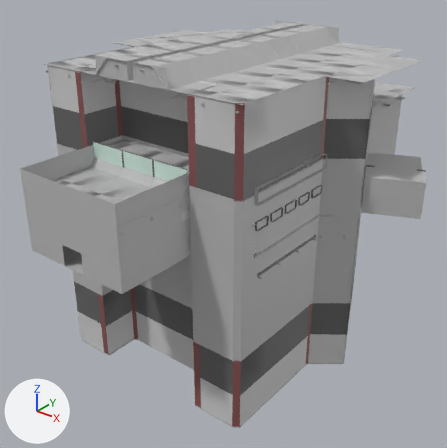
What one commit did to the FBX model PADME_Project/Assets/Models/Assets/Cryolab2.fbx.
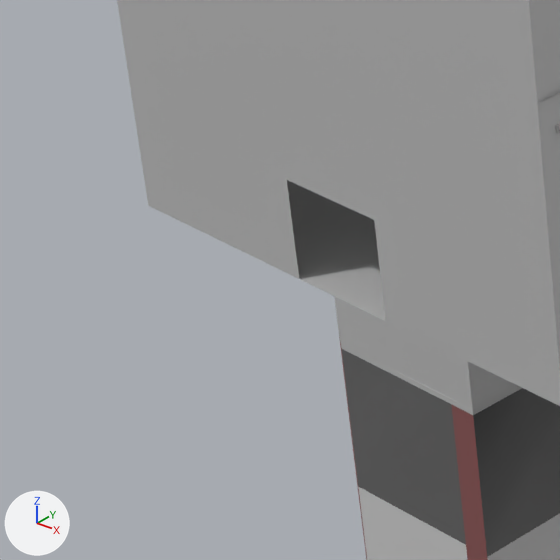
The first picture shows the older version from a 50 mm lens placed at (1.57, -1.88, 1.1), pointed at (-0.03, 0.12, -0.14). The close-ups show both versions on the part from 0% to 27% of the width and 46% to 73% of the height of that picture; other places that the commit changed are outside them. Every picture has the same lights, and +X, +Y and +Z are marked at lower left. Where no turn or scale is listed for an object, it has been applied to the vertices.

The older version as bpy lines, for what is in view:
```python
me_mesh_138 = bpy.data.meshes.new('Mesh.138')
me_mesh_138.from_pydata([(-0.518, 0.08, 0.08), (-0.518, -0.08, 0.08), (-0.518, 0.08, -0.08), (-0.518, -0.08, -0.08)], [], [(3, 1, 0, 2)])
me_mesh_138.materials.append(mat_lambert1)  # grey #bcbcbc
me_mesh_143 = bpy.data.meshes.new('Mesh.143')
me_mesh_143.from_pydata(...)  # 220 vertices, 72 faces; spans x -0.581..0.624, y -0.524..0.524, z -0.32..0.0
# faces by material slot: [26, 26, 20]
me_mesh_143.materials.append(mat_metal_dark)  # dark grey #656565
me_mesh_143.materials.append(mat_metal_l)  # light grey #d0d0d0
me_mesh_143.materials.append(mat_red)  # brown #8b5555
me_mesh_172 = bpy.data.meshes.new('Mesh.172')
me_mesh_172.from_pydata([(0.0, 0.0, 0.16), (0.16, 0.0, 0.16), (0.0, 0.0, 0.0), (0.16, 0.0, 0.0)], [], [(3, 2, 0, 1)])
me_mesh_172.materials.append(mat_lambert1)  # grey #bcbcbc
ob_wall_panel138 = bpy.data.objects.new('wall_panel138', me_mesh_138)
ob_wall_panel138.location = (0.259, -0.354, -0.264)
ob_wall_panel144_003 = bpy.data.objects.new('wall_panel144.003', me_mesh_172)
ob_wall_panel144_003.location = (-0.24, -0.751, 0.178)
ob_walls = bpy.data.objects.new('walls', me_mesh_143)
ob_walls.location = (-0.022, 0.09, -0.344)
# also in view: 'wall_panel141.003' at (-0.16, -0.75, 0.1); 'wall_panel144.002' at (0.24, -0.67, 0.26); 'wall_panel140.003' at (0.0, -0.75, 0.1); 'wall_panel142.003' at (0.16, -0.75, 0.26); 'right2' at (0.0, -0.43, -0.02)
```
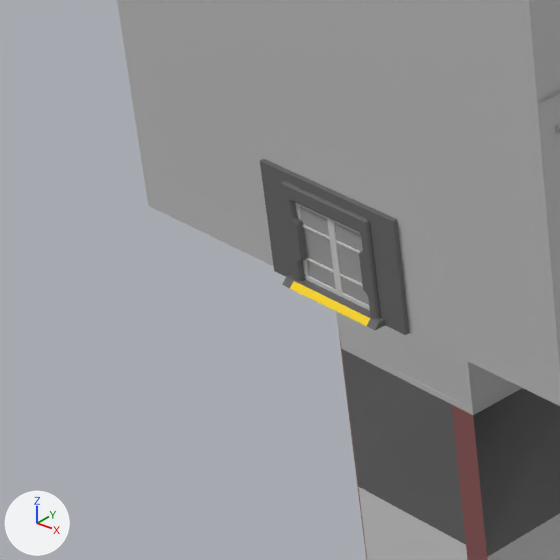
The change, as a list of edits to the scene's bpy script:
```text
Add mat_warning_strip:
    mat_warning_strip = principled_material('Warning_strip')
    mat_warning_strip.base_color = (1.0, 0.692, 0.0)  # yellow #ffd900
Add me_mesh_311:
    me_mesh_311.from_pydata(...)  # 64 vertices, 61 faces; spans x -0.076..0.076, y -0.014..0.014, z -0.048..0.048
    # faces by material slot: [59, 2]
    me_mesh_311.materials.append(mat_metal_dark)  # dark grey #656565
    me_mesh_311.materials.append(mat_warning_strip)  # yellow #ffd900
Add me_mesh_314:
    me_mesh_314.from_pydata(...)  # 408 vertices, 410 faces; spans x -0.0404..0.0016, y -0.0017..0.0017, z -0.0348..0.0348
    # faces by material slot: [404, 6]
    me_mesh_314.materials.append(mat_metal_l)  # light grey #d0d0d0
    me_mesh_314.materials.append(mat_metal_m)  # grey #9e9e9e
Add me_mesh_312:
    me_mesh_312.from_pydata(...)  # 204 vertices, 196 faces; spans x -0.0491..0.0491, y -0.0079..0.0068, z -0.0415..0.0415
    # faces by material slot: [168, 28]
    me_mesh_312.materials.append(mat_metal_dark)  # dark grey #656565
    me_mesh_312.materials.append(mat_metal_m)  # grey #9e9e9e
Add me_mesh_313:
    me_mesh_313.from_pydata(...)  # 408 vertices, 410 faces; spans x -0.0011..0.0404, y -0.0017..0.0017, z -0.0348..0.0348
    # faces by material slot: [404, 6]
    me_mesh_313.materials.append(mat_metal_l)  # light grey #d0d0d0
    me_mesh_313.materials.append(mat_metal_m)  # grey #9e9e9e
Add ob_portal_001:
    ob_portal_001 = bpy.data.objects.new('Portal.001', me_mesh_311)
    ob_portal_001.location = (0.0, -0.751, 0.065)
Add ob_door8_001:
    ob_door8_001 = bpy.data.objects.new('Door8.001', me_mesh_314)
    ob_door8_001.location = (0.0, -0.751, 0.057)
Add ob_door_frame_001:
    ob_door_frame_001 = bpy.data.objects.new('Door_frame.001', me_mesh_312)
    ob_door_frame_001.location = (0.0, -0.749, 0.064)
Add ob_door7_001:
    ob_door7_001 = bpy.data.objects.new('Door7.001', me_mesh_313)
    ob_door7_001.location = (0.0, -0.751, 0.057)
```

What differs and where, as boxes (x1, y1, x2, y2) in the close-ups (560 x 560 px):
'Portal.001', added: after (260, 159, 410, 335)
    faces in mat_metal_dark (dark grey #656565): (260, 159, 410, 335)
    faces in mat_warning_strip (yellow #ffd900): (290, 281, 370, 326)
'Door_frame.001', added: after (282, 181, 381, 319)
'Door8.001', added: after (295, 202, 340, 296)
    faces in mat_metal_m (grey #9e9e9e): (300, 206, 336, 289)
    faces in mat_metal_l (light grey #d0d0d0): (295, 202, 340, 296)
'Door7.001', added: after (331, 219, 370, 311)
    faces in mat_metal_m (grey #9e9e9e): (335, 223, 369, 305)
    faces in mat_metal_l (light grey #d0d0d0): (331, 219, 370, 311)
'wall_panel145', unchanged, covered by the edit: before (297, 221, 386, 321)
'wall_panel146', unchanged, covered by the edit: before (287, 180, 374, 257)
